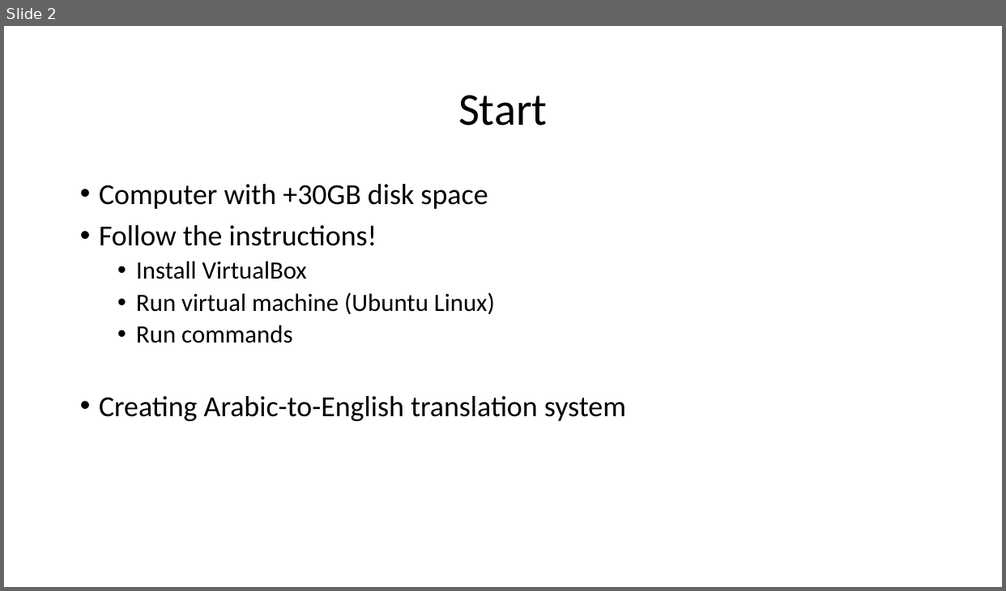
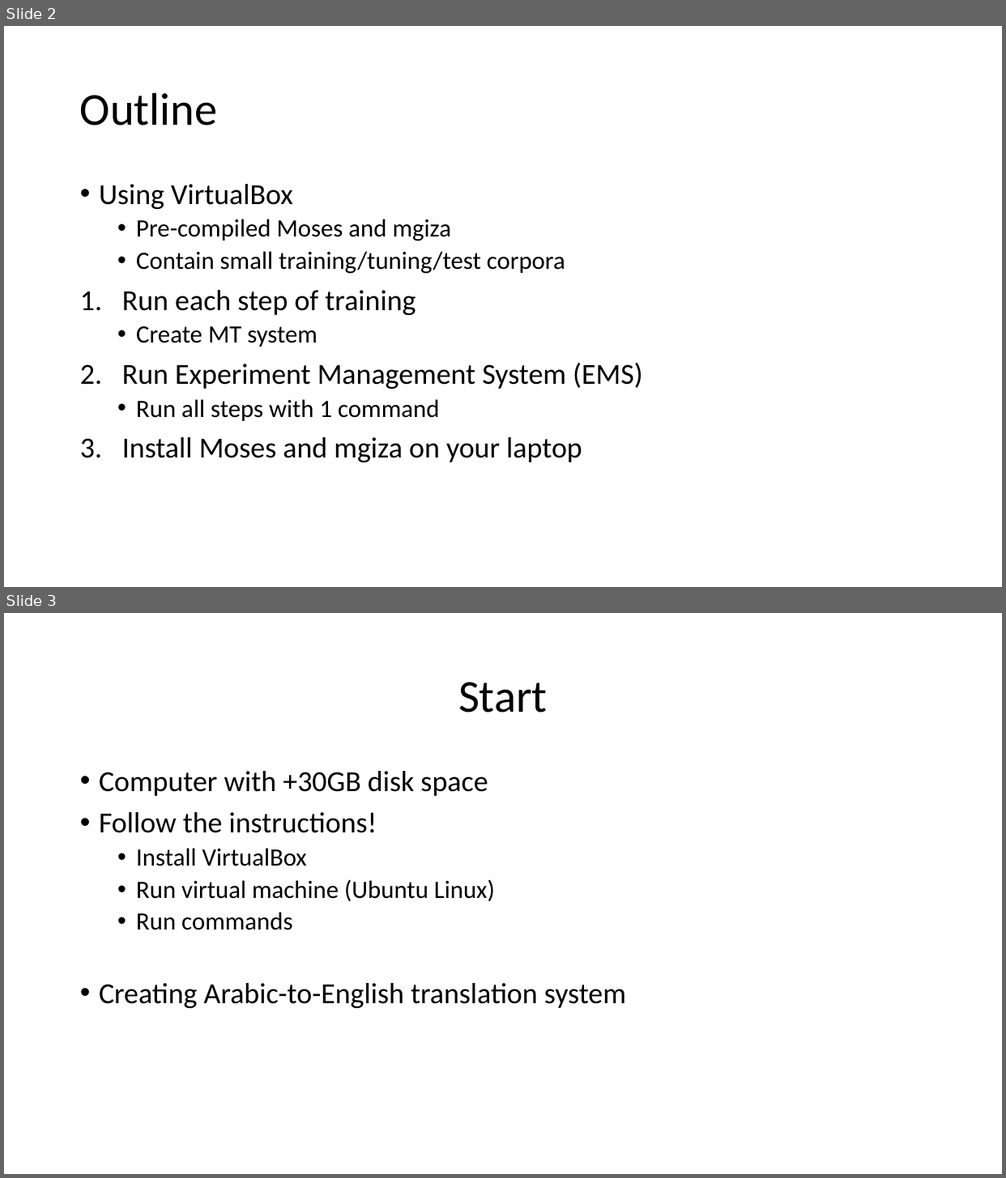
Before and after one commit to hieuhoang/papers, a slide deck: mtma16/slides.pptx. Shown one above the other, each under a label of ours: slide 2 before the commit, slides 2 and 3 after it. The pictures are 1006x591 and 1006x1178 pixels, drawn with LibreOffice and Linux fonts; fonts in the diff are those of the drawing. Boxes give left, top, right and bottom in pixels: in the first picture for what was removed or moved away, otherwise in the second. Text is boxed around its words. In the diff, an @@ line names an element or a change of style, - is before the commit and + after.

```diff
--- a/mtma16/slides.pptx
+++ b/mtma16/slides.pptx
@@ slide 2 added at (x1=4, y1=26, x2=1002, y2=587), background #FFFFFF @@
@@ title added at (x1=80, y1=92, x2=217, y2=126), 44 pt, text #000000 @@
+Outline
@@ text added at (x1=99, y1=184, x2=642, y2=463), 28 pt, text #000000 @@
+• Using VirtualBox
+  • Pre-compiled Moses and mgiza
+  • Contain small training/tuning/test corpora
+1. Run each step of training
+  • Create MT system
+2. Run Experiment Management System (EMS)
+  • Run all steps with 1 command
+3. Install Moses and mgiza on your laptop
@@ what was slide 2 is now slide 3 @@
```
Also in this commit, not shown: 2 other slides added, 1 slide removed, 1 other file.
